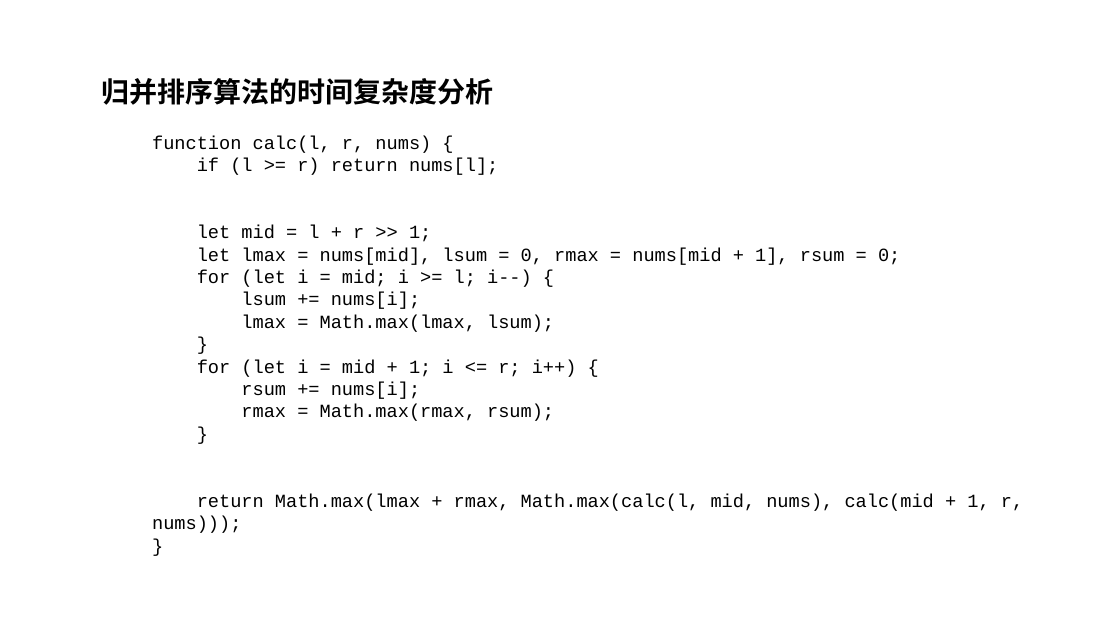
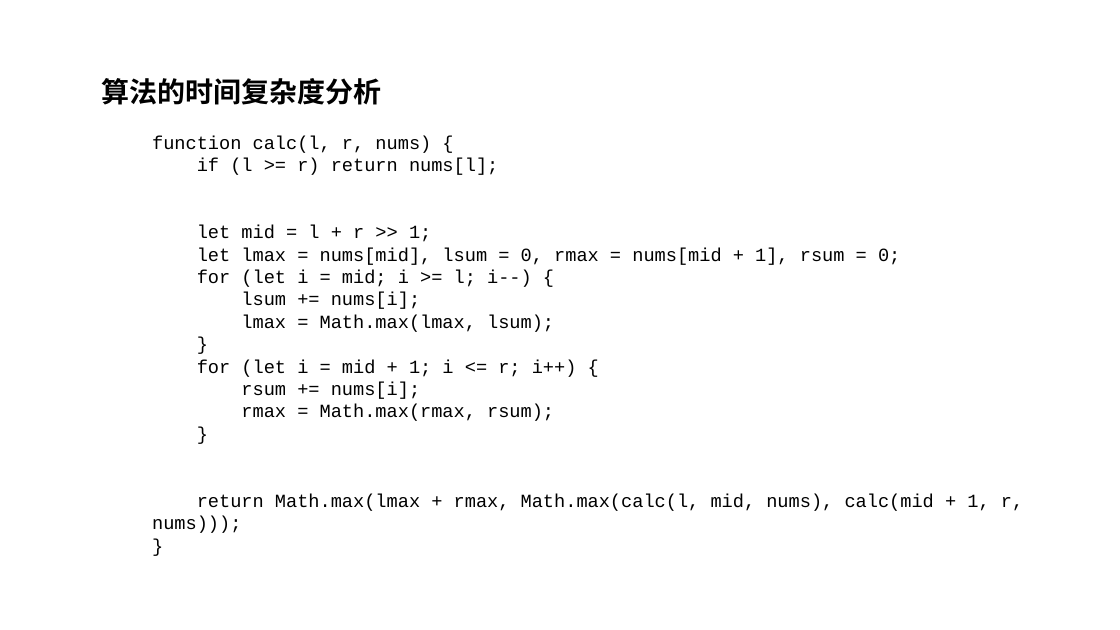
Before and after one commit to hemingqiao/algorithms, a slide deck: slide 3 of miao/LC15-three-sum(时间复杂度简介2).pptx. Drawn at 1120x630 pixels with LibreOffice and Linux fonts; fonts in the diff are those of the drawing. Boxes give left, top, right and bottom in pixels: in the first picture for what was removed or moved away, otherwise in the second. Text is boxed around its words. In the diff, an @@ line names an element or a change of style, - is before the commit and + after.

```diff
--- a/miao/LC15-three-sum(时间复杂度简介2).pptx
+++ b/miao/LC15-three-sum(时间复杂度简介2).pptx
@@ text at bbox=[101, 78, 381, 105]: text changed @@
-归并排序算法的时间复杂度分析
+算法的时间复杂度分析
```
Also in this commit, not shown: 3 other slides changed, 8 slides added, 1 slide removed.
